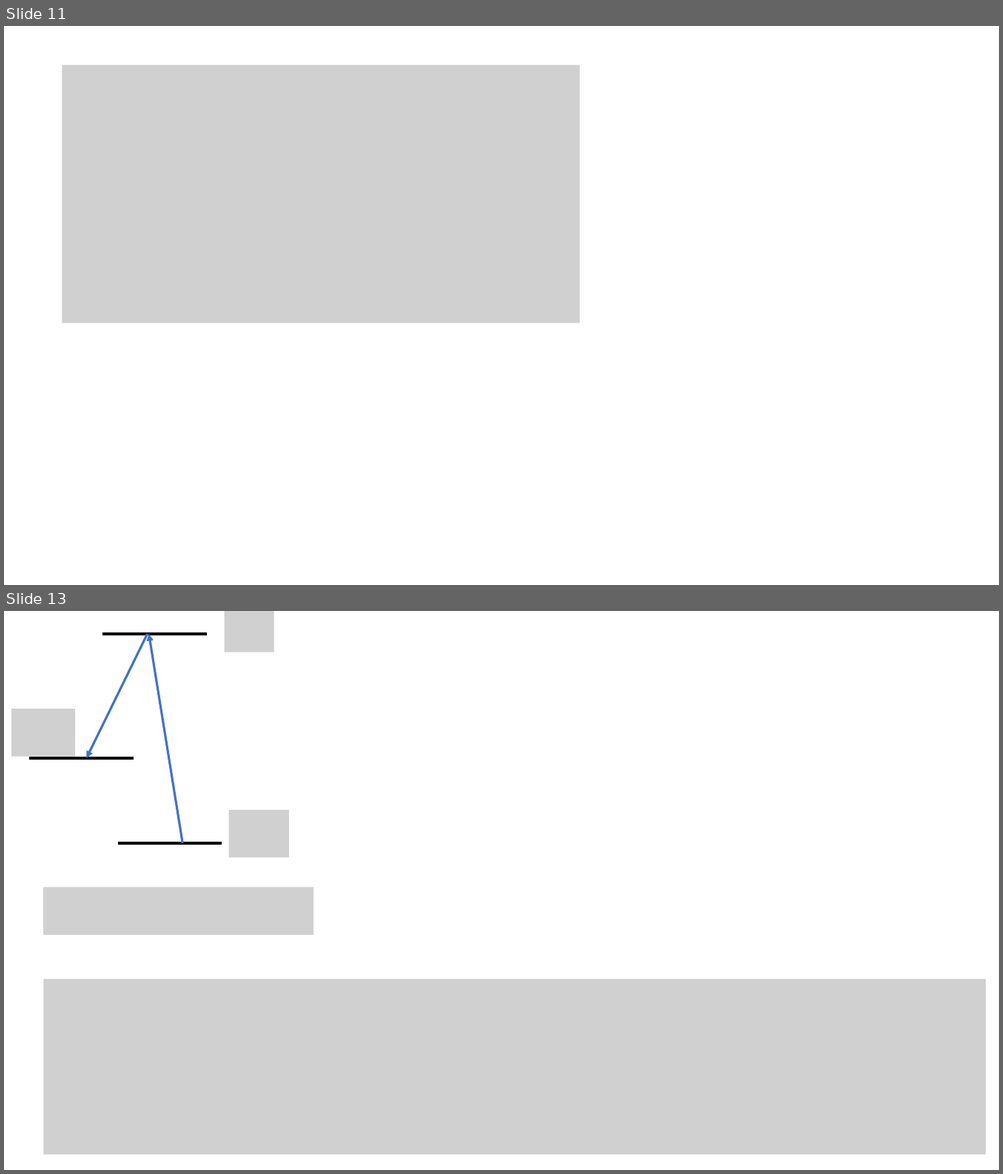
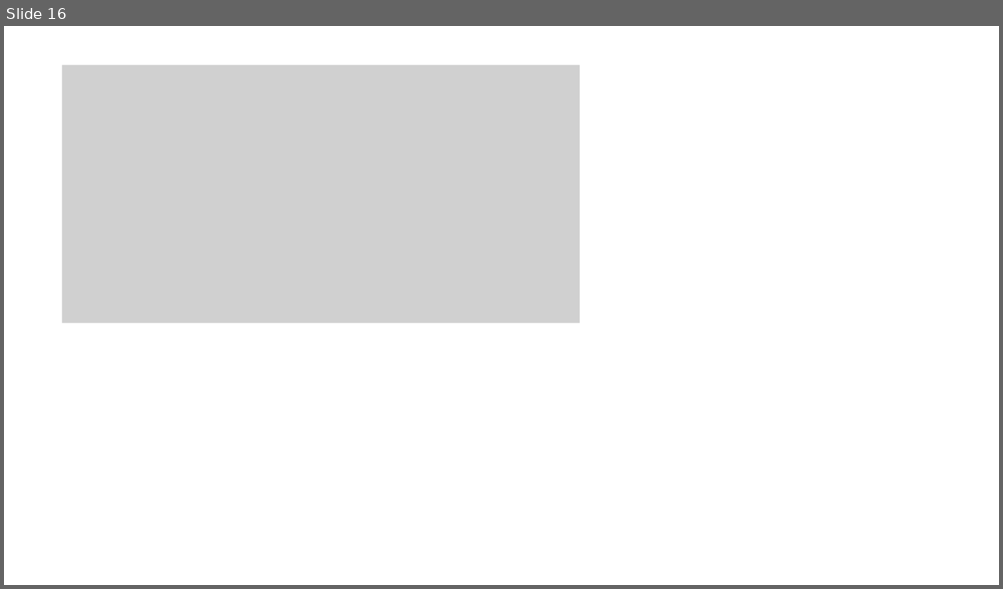
Before and after one commit to youjieyu888/circular-waveguide, a slide deck: 3-level.pptx. Shown one above the other, each under a label of ours: slides 11 and 13 before the commit, slide 16 after it; the slides between them are not shown. The pictures are 1003x1174 and 1003x589 pixels, drawn with LibreOffice and Linux fonts; fonts in the diff are those of the drawing; grey boxes stand for pictures. Boxes give left, top, right and bottom in pixels: in the first picture for what was removed or moved away, otherwise in the second. Text is boxed around its words. In the diff, an @@ line names an element or a change of style, - is before the commit and + after.

```diff
--- a/3-level.pptx
+++ b/3-level.pptx
@@ slide 13 removed at bbox=[4, 611, 999, 1170], background #FFFFFF @@
@@ picture removed at bbox=[224, 611, 273, 652] @@
@@ arrow removed from (148, 634) to (87, 758) @@
@@ line removed from (102, 634) to (207, 634) @@
@@ arrow removed from (182, 843) to (149, 634) @@
@@ picture removed at bbox=[11, 709, 75, 757] @@
@@ line removed from (29, 758) to (134, 758) @@
@@ picture removed at bbox=[228, 810, 289, 858] @@
@@ line removed from (118, 843) to (222, 843) @@
@@ picture removed at bbox=[43, 888, 313, 936] @@
@@ picture removed at bbox=[43, 980, 986, 1155] @@
@@ what was slide 11 is now slide 16 @@
```
Also in this commit, not shown: 4 slides changed, 5 slides added, 3 other slides removed.
